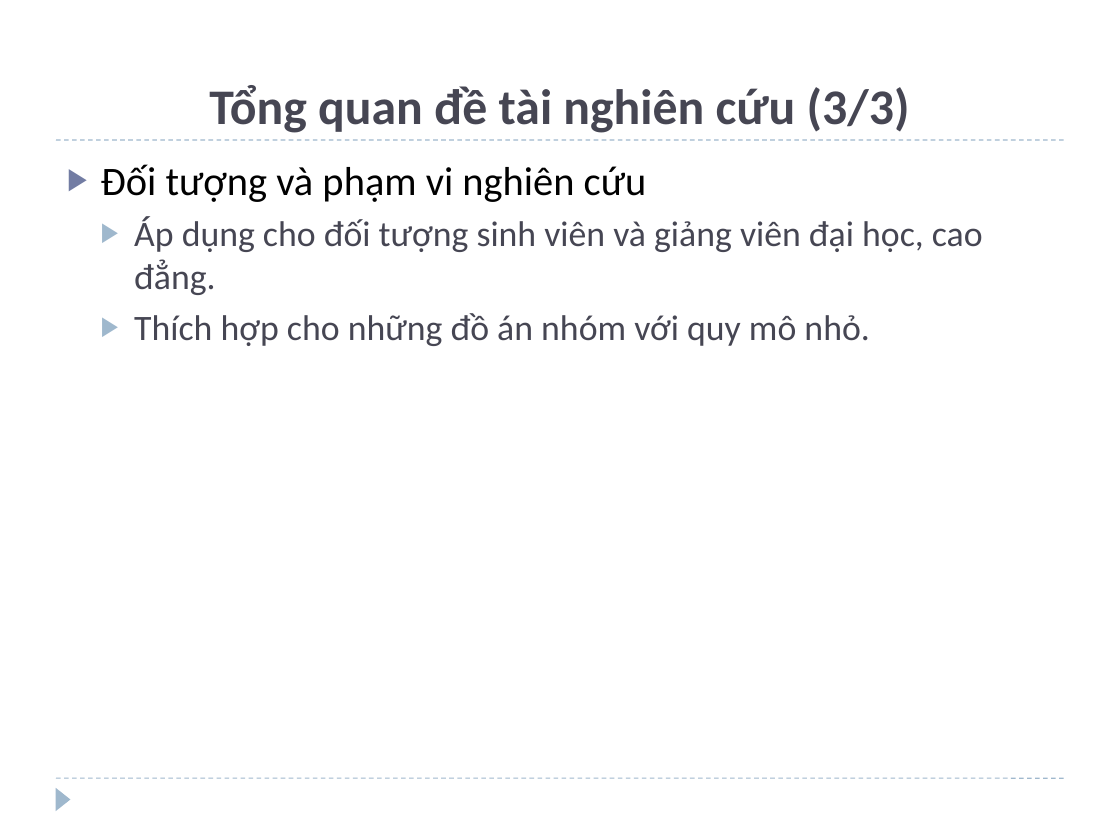
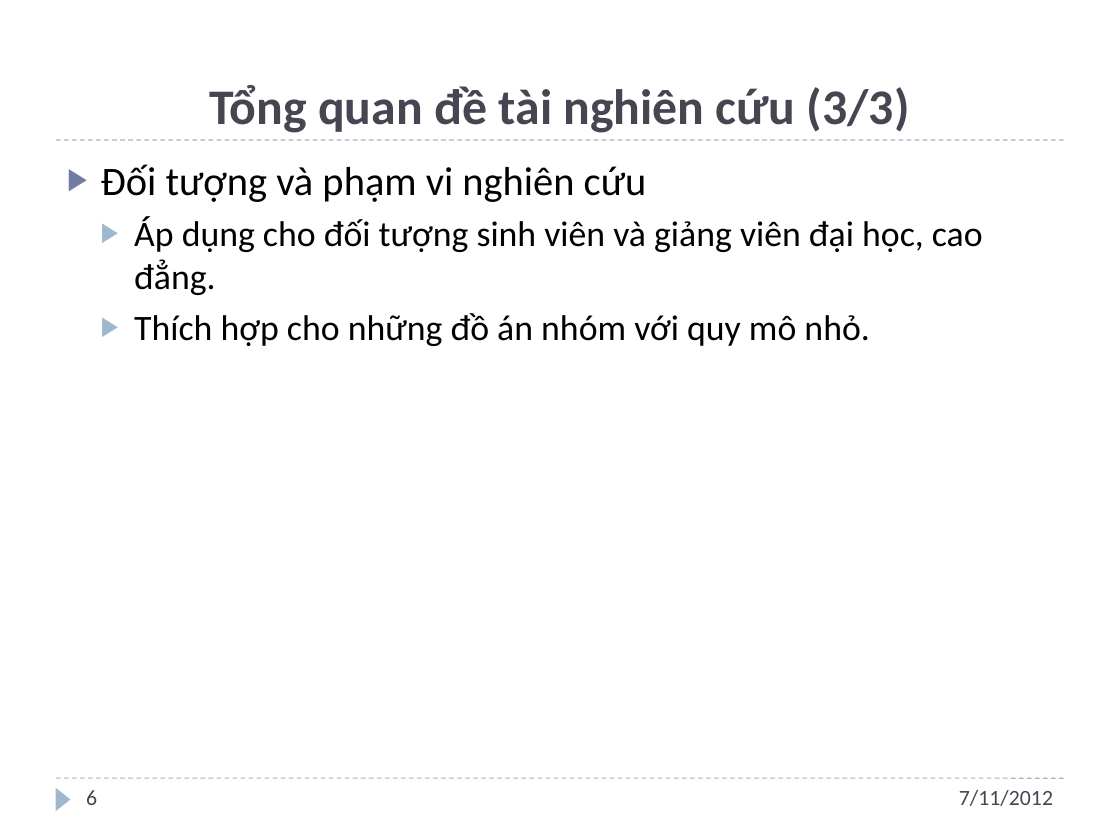
Before and after one commit to andungtra/he-thong-quan-ly-tuong-tac, a slide deck: slide 6 of Report/ppt/Presentation.pptx (slide 5 before the commit). Drawn at 1120x840 pixels with LibreOffice and Linux fonts; fonts in the diff are those of the drawing; background and template pictures are left out. Boxes give left, top, right and bottom in pixels: in the first picture for what was removed or moved away, otherwise in the second. Text is boxed around its words. In the diff, an @@ line names an element or a change of style, - is before the commit and + after.

```diff
--- a/Report/ppt/Presentation.pptx
+++ b/Report/ppt/Presentation.pptx
@@ text at [134,217,983,346]: text colour #464653 to #000000 in "Áp dụng cho đối tượng sinh viên ...", "Thích hợp cho những đồ án nhóm ..." @@
@@ page number added at [86,790,97,805], 14 pt, text #464653 @@
+6
@@ text added at [959,790,1053,806], 14 pt, text #464653 @@
+7/11/2012
```
Also in this commit, not shown: 15 other slides changed, 17 slides added, 6 slides removed.
